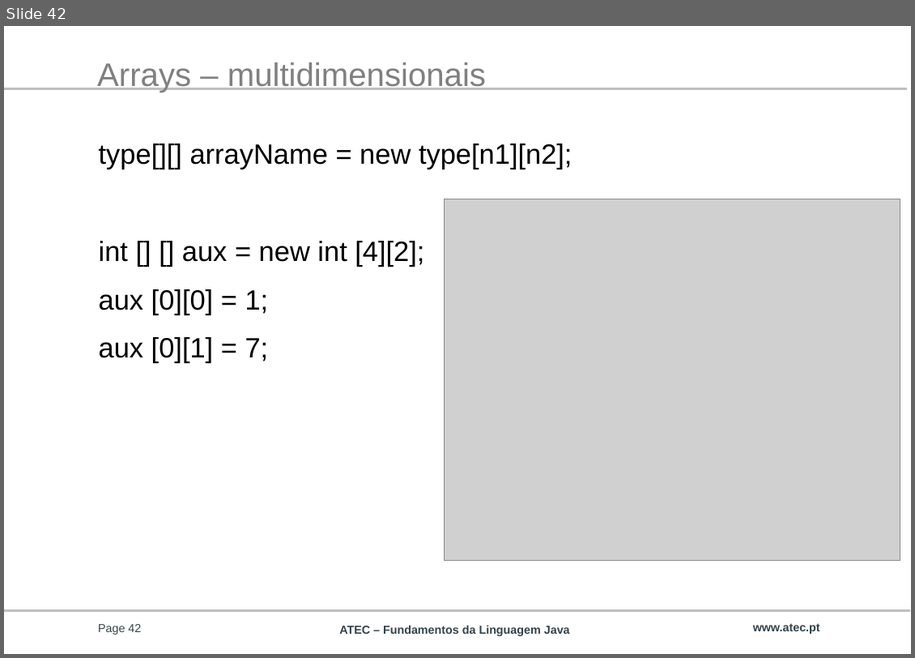
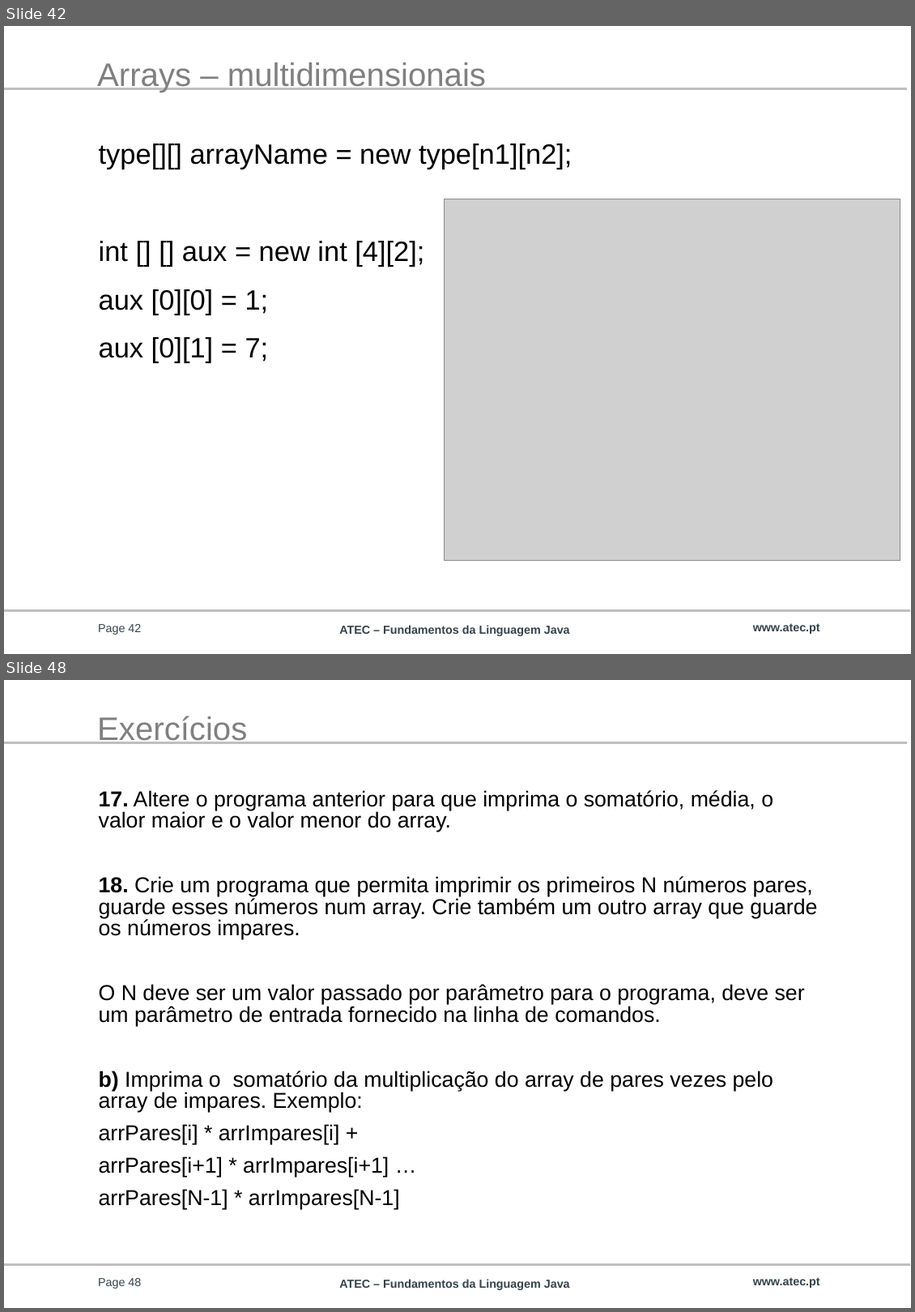
Before and after one commit to afbm08/ATEC_JAVA, a slide deck: FLG 0789.PPTX. Shown one above the other, each under a label of ours: slide 42 before the commit, slides 42 and 48 after it; the slides between them are not shown. The pictures are 915x658 and 915x1312 pixels, drawn with LibreOffice and Linux fonts; fonts in the diff are those of the drawing; grey boxes stand for pictures; background and template pictures are left out. Boxes give left, top, right and bottom in pixels: in the first picture for what was removed or moved away, otherwise in the second. Text is boxed around its words. In the diff, an @@ line names an element or a change of style, - is before the commit and + after.

Commit message:
Novos exercícios

```diff
--- a/FLG 0789.PPTX
+++ b/FLG 0789.PPTX
@@ slide 48 added at (x1=4, y1=680, x2=911, y2=1308), background #FFFFFF; not listed: 3 template elements that a slide beside it also shows @@
@@ title added at (x1=97, y1=716, x2=247, y2=744), 28 pt, text #808080 @@
+Exercícios
@@ text added at (x1=99, y1=790, x2=817, y2=1209), 18.6 pt, text #000000 @@
+17. Altere o programa anterior para que imprima o somatório, média, o valor maior e o valor menor do array.
+18. Crie um programa que permita imprimir os primeiros N números pares, guarde esses números num array. Crie também um outro array que guarde os números impares.
+O N deve ser um valor passado por parâmetro para o programa, deve ser um parâmetro de entrada fornecido na linha de comandos.
+b) Imprima o somatório da multiplicação do array de pares vezes pelo array de impares. Exemplo:
+arrPares[i] * arrImpares[i] +
+arrPares[i+1] * arrImpares[i+1] …
+arrPares[N-1] * arrImpares[N-1]
@@ page number added at (x1=98, y1=1278, x2=141, y2=1288), 10 pt, text #33434C @@
+Page 48
@@ text added at (x1=753, y1=1277, x2=820, y2=1288), 10 pt, text #33434C, bold @@
+www.atec.pt
```
Also in this commit, not shown: 6 other slides added.
